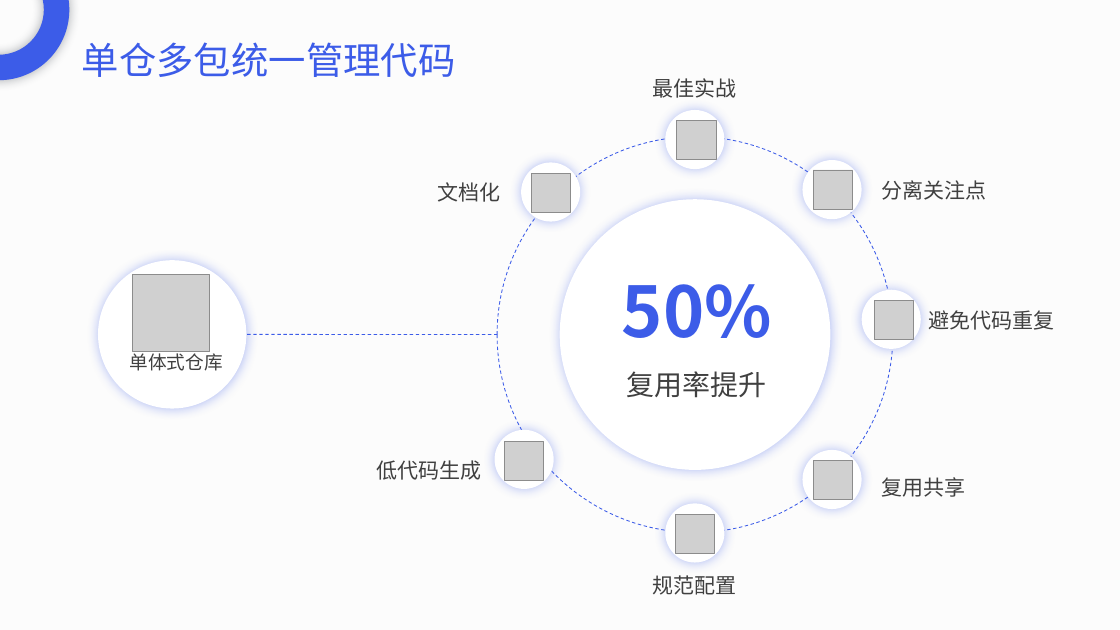
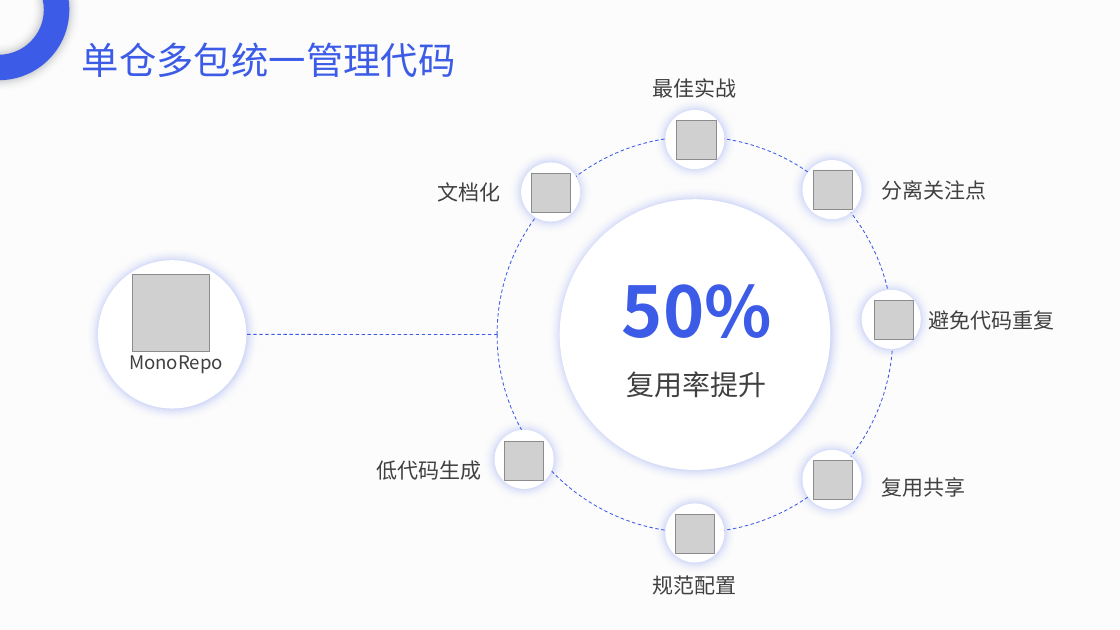
Before and after one commit to DreamPWJ/spring-boot-bug, a slide deck: slide 6 of 潘维吉2021工作总结.pptx. Drawn at 1120x630 pixels with LibreOffice and Linux fonts; fonts in the diff are those of the drawing; grey boxes stand for pictures. Boxes give left, top, right and bottom in pixels: in the first picture for what was removed or moved away, otherwise in the second. Text is boxed around its words. In the diff, an @@ line names an element or a change of style, - is before the commit and + after.

```diff
--- a/潘维吉2021工作总结.pptx
+++ b/潘维吉2021工作总结.pptx
@@ text at <box>129,350,223,374</box>: text changed @@
-单体式仓库
+MonoRepo
```
Also in this commit, not shown: 2 other slides changed.
